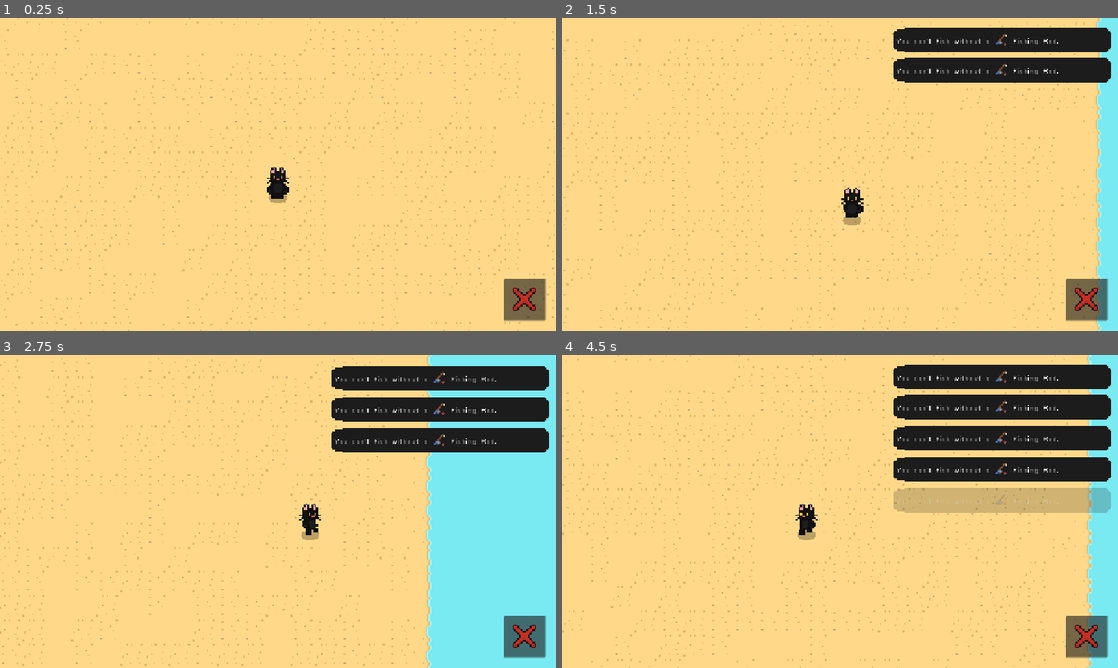
Above: before the commit, frames 1-4 (two rows, left to right).
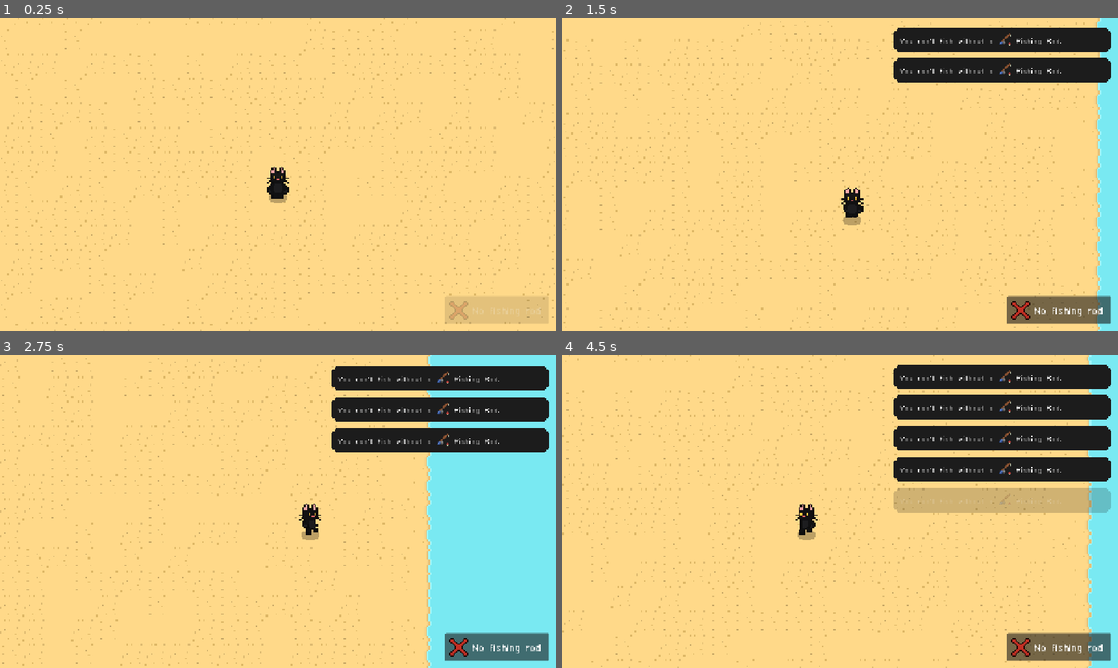
Above: after the commit, the same moments.

Repository: minotaa/beachside-tactics-2
Game: Godot game, scene res://scenes/game.tscn
Two runs of this game, one before a commit and one after it. Both use one fixed random seed, a clock stepped at 60 frames per second and the inputs below.
Inputs (mouse positions are in pixels of both pictures, inside the frame that each line leads up to):
- Up to frame 1 (0.25 s): no input
- Up to frame 2 (1.5 s): move the mouse to (962, 158) at 0.52 s; press the mouse at (962, 158) at 0.53 s; hold D (right) 0.53-1.28 s; move the mouse to (728, 190) at 1.27 s; release the mouse at (728, 190) at 1.28 s; hold S (down) from 1.28 s (still down); click (728, 190) at 1.35 s
- Up to frame 3 (2.75 s): move the mouse to (333, 442) at 2.02 s; release S (down) at 2.03 s; press the mouse at (333, 442) at 2.03 s; hold D (right) from 2.03 s (still down)
- Up to frame 4 (4.5 s): move the mouse to (812, 574) at 2.77 s; release D (right) at 2.78 s; release the mouse at (812, 574) at 2.78 s; hold W (up) 2.78-3.53 s; click (812, 574) at 2.85 s; move the mouse to (1006, 558) at 3.52 s; press the mouse at (1006, 558) at 3.53 s; hold A (left) from 3.53 s (still down); move the mouse to (673, 464) at 4.27 s; release the mouse at (673, 464) at 4.28 s; click (673, 464) at 4.35 s

The runs differ from the first frame. In frame 1, 2.0% of the frame differs, in the area x 80-99%, y 83-98%; in frame 2, 2.3%; in frame 3, 2.5%; in frame 4, 2.8%, in the area x 60-99%, y 3-98%.

Commit message:
beginning to work on hud

Diff:
--- a/scenes/player.tscn
+++ b/scenes/player.tscn
@@ -18,6 +18,7 @@
 [ext_resource type="Texture2D" uid="uid://dpi0maofy08ke" path="res://assets/sprites/minigame-hook-icon.png" id="16_a8ls1"]
 [ext_resource type="Texture2D" uid="uid://c3jtqk8gu3svq" path="res://assets/sprites/caught_fish_common.png" id="17_qfm1y"]
 [ext_resource type="Texture2D" uid="uid://c2cymjqktciju" path="res://assets/sprites/cross.png" id="18_fulsm"]
+[ext_resource type="FontFile" uid="uid://l3853frrj62o" path="res://assets/fonts/at01.ttf" id="19_4r5pv"]
 
 [sub_resource type="AtlasTexture" id="AtlasTexture_holxr"]
 atlas = ExtResource("3_y4r1p")
@@ -430,6 +431,10 @@
 scale_min = 0.7
 scale_max = 0.7
 color = Color(0.8901961, 1, 1, 1)
+
+[sub_resource type="LabelSettings" id="LabelSettings_60mlk"]
+font = ExtResource("19_4r5pv")
+font_size = 40
 
 [node name="Player" type="CharacterBody2D" unique_id=855136150]
 texture_filter = 1
@@ -514,9 +519,9 @@
 one_shot = true
 process_material = SubResource("ParticleProcessMaterial_fulsm")
 
-[node name="UI" type="CanvasLayer" parent="." unique_id=1683135539]
-
-[node name="Main" type="Control" parent="UI" unique_id=70878643]
+[node name="HUD" type="CanvasLayer" parent="." unique_id=1683135539]
+
+[node name="Main" type="Control" parent="HUD" unique_id=70878643]
 layout_mode = 3
 anchors_preset = 15
 anchor_right = 1.0
@@ -524,33 +529,40 @@
 grow_horizontal = 2
 grow_vertical = 2
 
-[node name="Panel" type="Panel" parent="UI/Main" unique_id=2127030442]
+[node name="Panel" type="Panel" parent="HUD/Main" unique_id=2127030442]
 layout_mode = 1
 anchors_preset = 3
 anchor_left = 1.0
 anchor_top = 1.0
 anchor_right = 1.0
 anchor_bottom = 1.0
-offset_left = -120.0
-offset_top = -120.0
-offset_right = -24.0
-offset_bottom = -24.0
+offset_left = -256.0
+offset_top = -80.0
+offset_right = -16.0
+offset_bottom = -16.0
 grow_horizontal = 0
 grow_vertical = 0
 
-[node name="TextureRect" type="TextureRect" parent="UI/Main" unique_id=2053358555]
+[node name="TextureRect" type="TextureRect" parent="HUD/Main/Panel" unique_id=2053358555]
 layout_mode = 1
-anchors_preset = 3
+anchors_preset = 1
 anchor_left = 1.0
-anchor_top = 1.0
 anchor_right = 1.0
-anchor_bottom = 1.0
-offset_left = -104.0
-offset_top = -104.0
-offset_right = -40.0
-offset_bottom = -40.0
+offset_left = -232.0
+offset_top = 8.0
+offset_right = -184.0
+offset_bottom = 56.0
 grow_horizontal = 0
-grow_vertical = 0
 texture = ExtResource("18_fulsm")
 
+[node name="Label" type="Label" parent="HUD/Main/Panel" unique_id=1791772496]
+layout_mode = 0
+offset_left = 64.0
+offset_top = 10.0
+offset_right = 232.0
+offset_bottom = 50.0
+text = "No fishing rod"
+label_settings = SubResource("LabelSettings_60mlk")
+vertical_alignment = 1
+
 [connection signal="animation_finished" from="Base" to="." method="_on_base_animation_finished"]
--- a/scenes/toast.tscn
+++ b/scenes/toast.tscn
@@ -19,7 +19,7 @@
 
 [sub_resource type="StyleBoxTexture" id="StyleBoxTexture_kx06n"]
 texture = ExtResource("2_vkair")
-texture_margin_left = 12.0
+texture_margin_left = 20.0
 texture_margin_top = 14.0
 texture_margin_right = 16.0
 texture_margin_bottom = 16.0
--- a/scripts/player.gd
+++ b/scripts/player.gd
@@ -29,6 +29,7 @@
 	REELING_BACK, # You're currently reeling the fish back in.
 	INACTIVE # You're not doing anything.
 }
+
 
 func _ready() -> void:
 	play_idle_animation()
@@ -249,6 +250,7 @@
 			fish_control_safe = true
 	else:
 		if Input.is_action_just_pressed("fish"):
+			peek_hud()
 			Toast.add("You can't fish without a [img center region=0,0,16,16 width=32 height=32]res://assets/sprites/items.png[/img] Fishing Rod.")
 
 	move_and_slide()
@@ -340,9 +342,19 @@
 		await get_tree().create_timer(0.75).timeout
 		your_odds += randi_range(15, 25) + ($FishPowerBar.value * 0.25)
 
+var hud_hide_timer: float = 0.0
+
+func peek_hud() -> void:
+	hud_hide_timer = 2.5
+
 func _physics_process(delta: float) -> void:
 	_process_input(delta)
 	_process_ui(delta)
+	hud_hide_timer -= delta
+	if hud_hide_timer > 0.0:
+		$HUD/Main.modulate.a = lerp($HUD/Main.modulate.a, 1.0, 0.1)
+	else:
+		$HUD/Main.modulate.a = lerp($HUD/Main.modulate.a, 0.0, 0.1)
 
 func get_fishing_direction() -> String:
 	var prefix := body_type + "_fish_"
